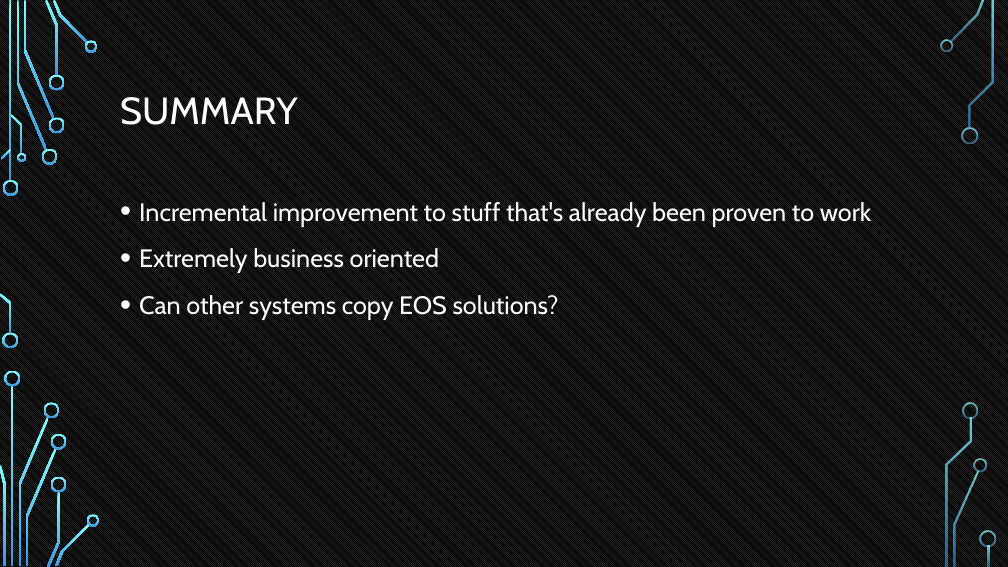
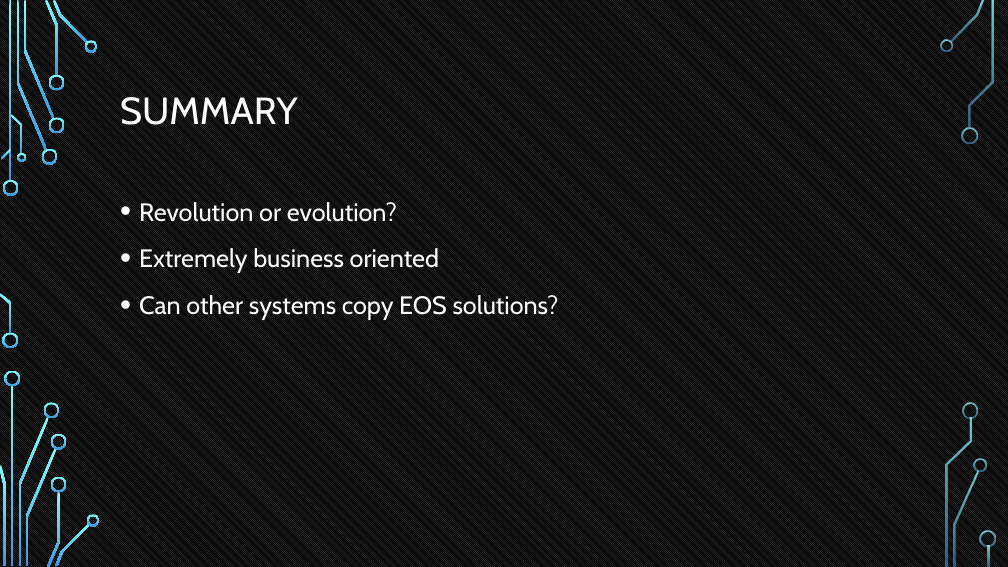
Before and after one commit to tokenika/tokenika.github.io, a slide deck: slide 34 of WarsawBlock(3).pptx (slide 32 before the commit). Drawn at 1008x567 pixels with LibreOffice and Linux fonts; fonts in the diff are those of the drawing; background and template pictures are left out. Boxes give left, top, right and bottom in pixels: in the first picture for what was removed or moved away, otherwise in the second. Text is boxed around its words. In the diff, an @@ line names an element or a change of style, - is before the commit and + after.

```diff
--- a/WarsawBlock(3).pptx
+++ b/WarsawBlock(3).pptx
@@ text at <box>139,202,397,222</box>: text changed @@
-• Incremental improvement to stuff that's already been proven to work
+• Revolution or evolution?
```
Also in this commit, not shown: 3 other slides changed, 2 slides added, 5 other files.
